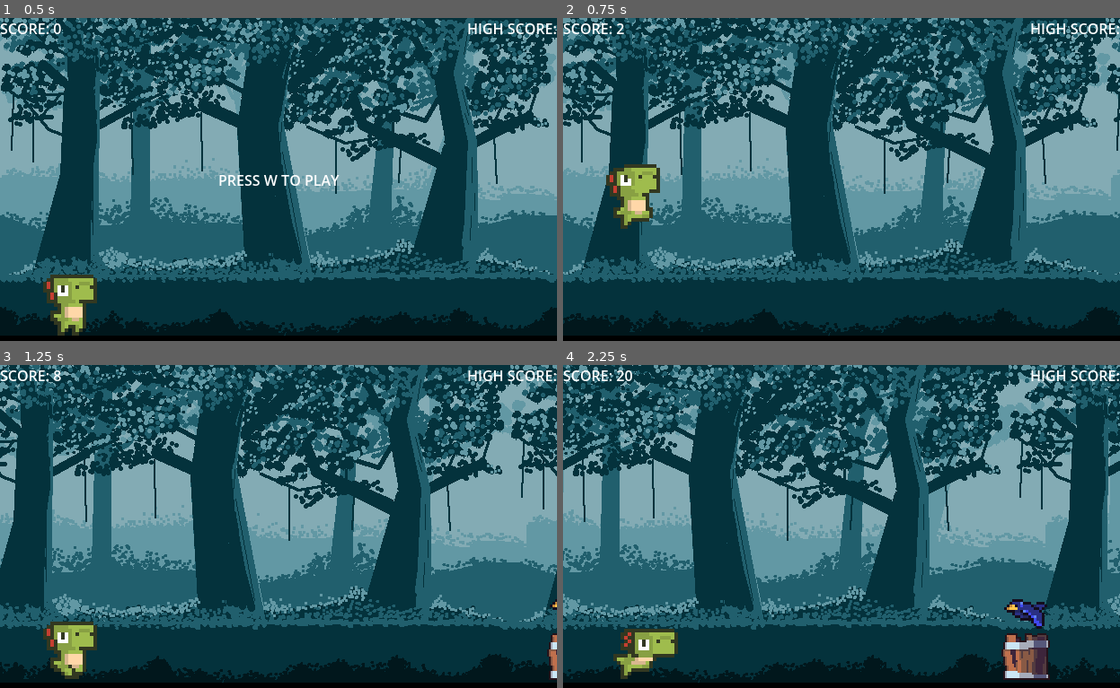
Above: before the commit, frames 1-4 (two rows, left to right).
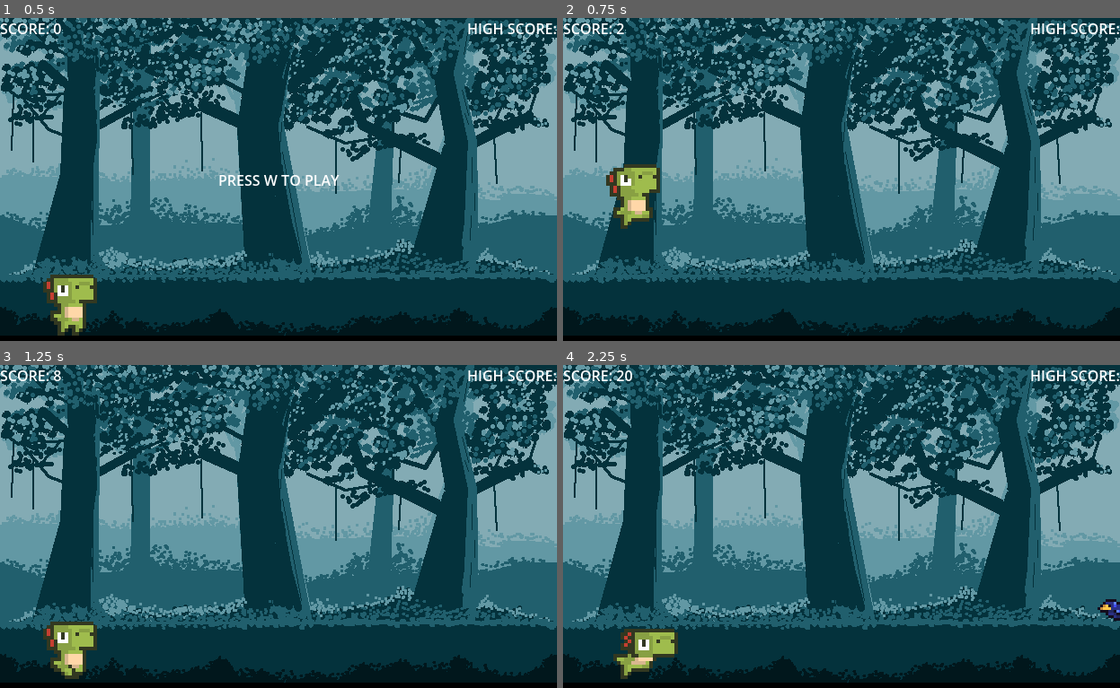
Above: after the commit, the same moments.

Repository: Saittem/SideScroller-Godot
Game: Godot game, scene res://scenes/game.tscn
Two runs of this game, one before a commit and one after it. Both use one fixed random seed, a clock stepped at 60 frames per second and the inputs below.
Inputs:
- Up to frame 1 (0.5 s): no input
- Up to frame 2 (0.75 s): tap W at 0.5 s; hold W from 0.53 s (still down)
- Up to frame 3 (1.25 s): keep holding W
- Up to frame 4 (2.25 s): release W at 2.03 s; hold S from 2.03 s (still down)

Frame 1 is identical in both runs. In frame 2, 35% of the frame differs, in the area x 0-100%, y 0-99%; in frame 3, 50%; in frame 4, 54%.
Error after the commit: Invalid access to property or key 'postion' on a base object of type 'Camera2D'. (res://scripts/game.gd:53)

Commit message:
Bird, obstacle changes
Birds are now slower than other obstacles
Obstacles are now removed if they go off the screen

Diff:
--- /dev/null
+++ b/sidescroller/scenes/bird.gd
@@ -0,0 +1,4 @@
+extends Area2D
+
+func _process(_delta):
+	position.x -= get_parent().speed / 2
--- a/sidescroller/scenes/bird.tscn
+++ b/sidescroller/scenes/bird.tscn
@@ -1,5 +1,6 @@
-[gd_scene load_steps=12 format=3 uid="uid://d503kjbo7uwd"]
+[gd_scene load_steps=13 format=3 uid="uid://d503kjbo7uwd"]
 
+[ext_resource type="Script" uid="uid://cq5sdauqj5l7l" path="res://scenes/bird.gd" id="1_3po83"]
 [ext_resource type="Texture2D" uid="uid://bqcqed5ykrgnw" path="res://sprites/BirdSprite.png" id="1_kqhkv"]
 
 [sub_resource type="AtlasTexture" id="AtlasTexture_crnqq"]
@@ -70,6 +71,7 @@
 size = Vector2(16, 10)
 
 [node name="Bird" type="Area2D"]
+script = ExtResource("1_3po83")
 
 [node name="AnimatedSprite2D" type="AnimatedSprite2D" parent="."]
 scale = Vector2(3, 3)
--- a/sidescroller/scripts/game.gd
+++ b/sidescroller/scripts/game.gd
@@ -49,6 +49,10 @@
 		show_score()
 		generate_obstacles()
 
+		for obs in obstacles:
+			if obs.position.x <($Camera2D.postion.x - screen_size.x):
+				remove_obs(obs)
+
 		$Player.position.x += speed
 		$Camera2D.position.x += speed
 
@@ -61,6 +65,10 @@
 
 func show_score():
 	$HUD.get_node("ScoreLabel").text = "SCORE: " + str(int(score / SCORE_MODIFIER))
+
+func remove_obs(obs):
+	obs.remove_free()
+	obstacles.erase(obs)
 
 func generate_obstacles():
 	if obstacles.is_empty() or (last_obs.position.x + 200) < score + randi_range(300,500):
Not shown, added: sidescroller/scenes/bird.gd.uid
